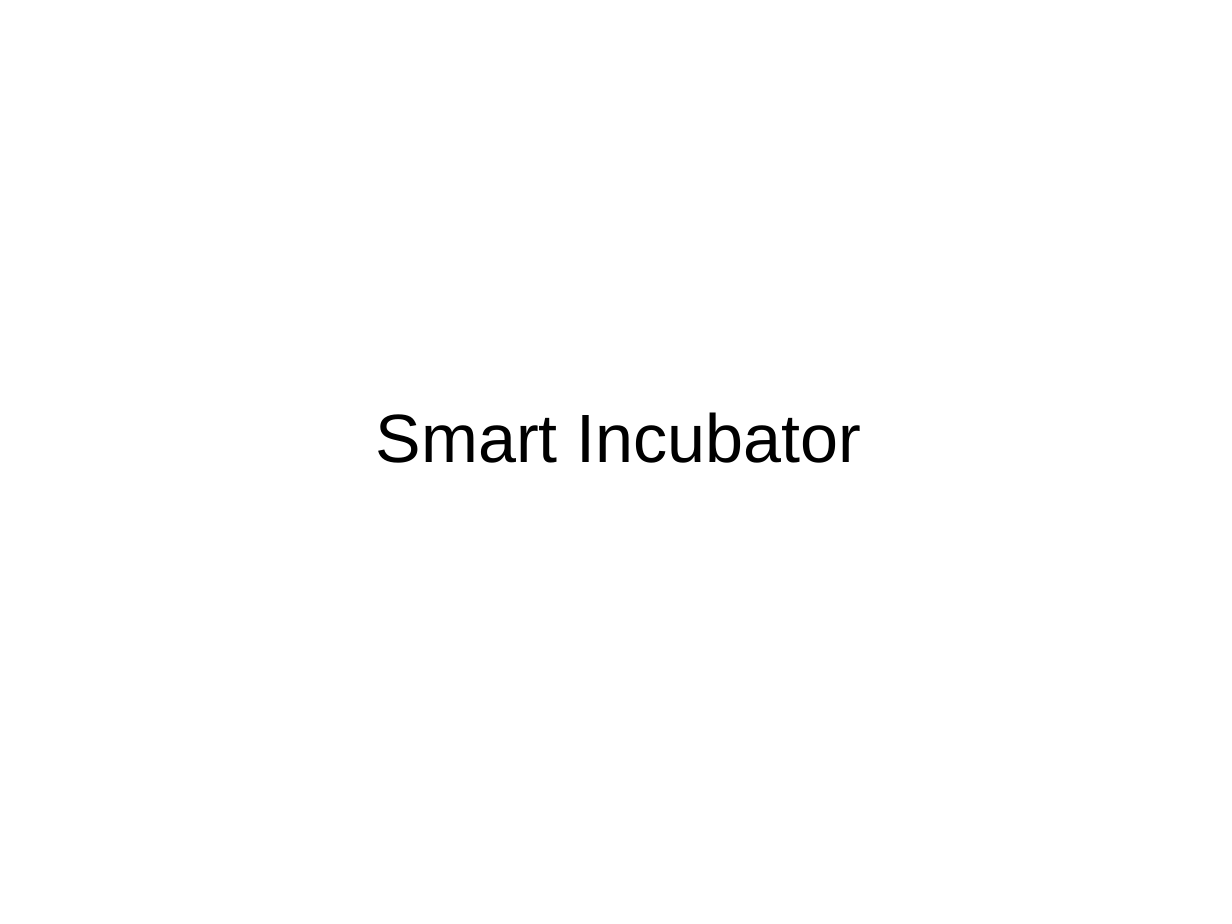
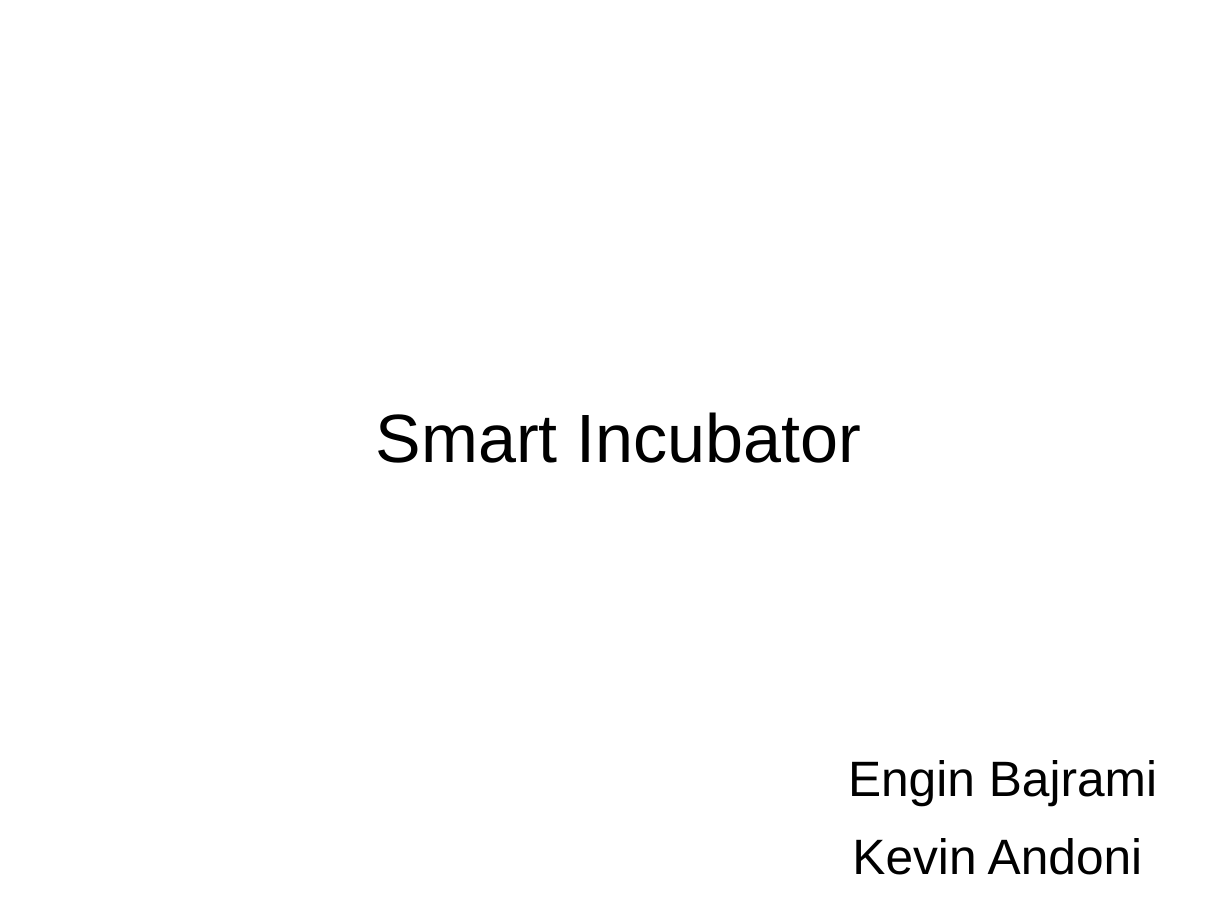
Before and after one commit to cmpt01/SmartIncubator, a slide deck: slide 1 of Smart Incubator.ppt. Drawn at 1232x924 pixels with LibreOffice and Linux fonts; fonts in the diff are those of the drawing. Boxes give left, top, right and bottom in pixels: in the first picture for what was removed or moved away, otherwise in the second. Text is boxed around its words. In the diff, an @@ line names an element or a change of style, - is before the commit and + after.

```diff
--- a/Smart Incubator.ppt
+++ b/Smart Incubator.ppt
@@ text added at bbox=[848, 760, 1157, 806], 32 pt, text #000000 @@
+Engin Bajrami
@@ text added at bbox=[852, 838, 1143, 875], 32 pt, text #000000 @@
+Kevin Andoni
```
